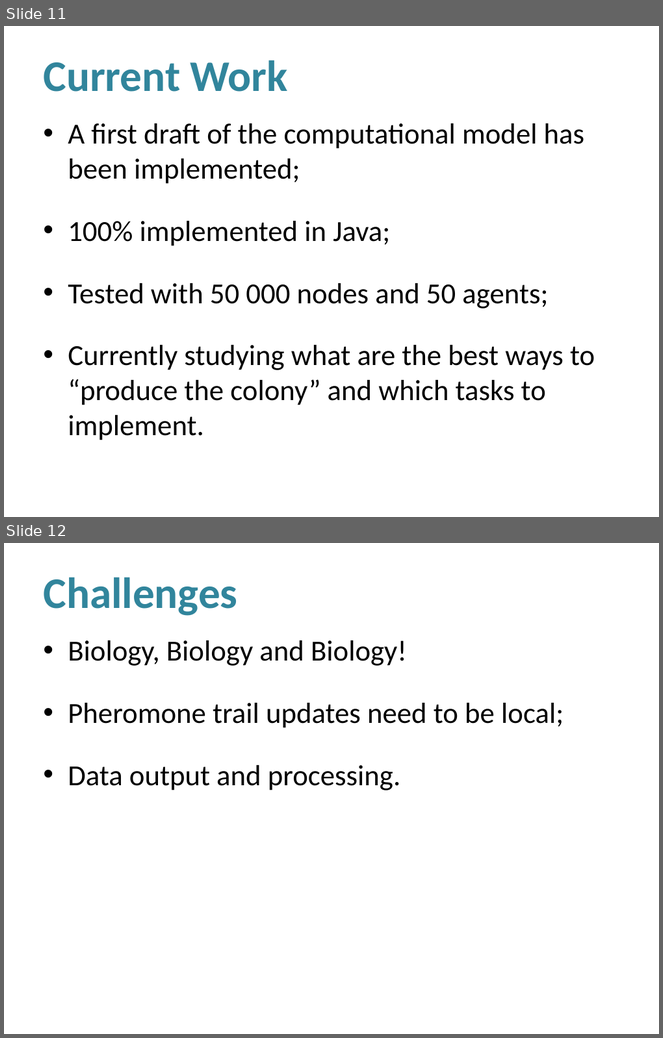
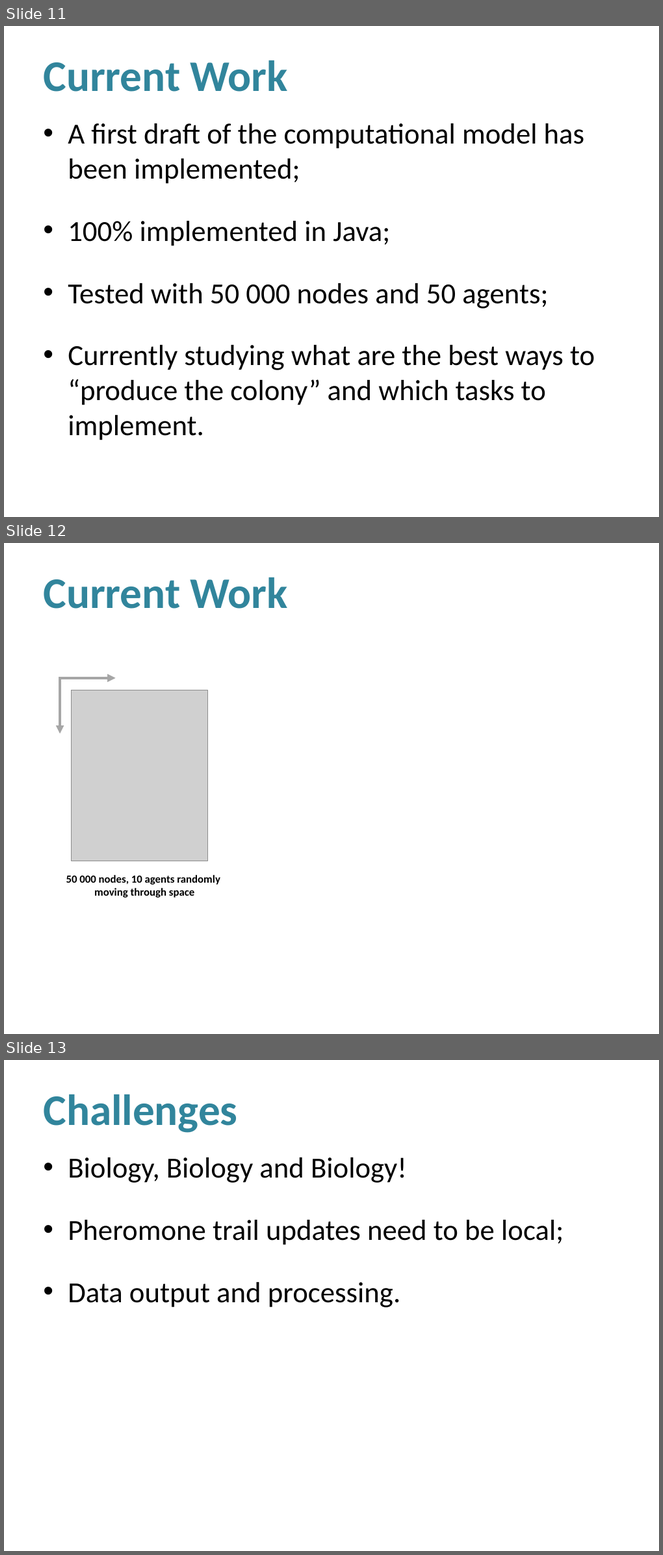
Before and after one commit to luiz-filipe/msc-project, a slide deck: presentation-june/Presentation.pptx. Shown one above the other, each under a label of ours: slides 11 and 12 before the commit, slides 11, 12 and 13 after it. The pictures are 663x1038 and 663x1555 pixels, drawn with LibreOffice and Linux fonts; fonts in the diff are those of the drawing; grey boxes stand for pictures; background and template pictures are left out. Boxes give left, top, right and bottom in pixels: in the first picture for what was removed or moved away, otherwise in the second. Text is boxed around its words. In the diff, an @@ line names an element or a change of style, - is before the commit and + after.

Commit message:
ForgeTask created, simulation rendered image added to presentation

```diff
--- a/presentation-june/Presentation.pptx
+++ b/presentation-june/Presentation.pptx
@@ slide 12 added at box(4, 543, 659, 1034), background picture (left out) @@
@@ title added at box(43, 577, 288, 609), 48 pt, text #31859C, bold @@
+Current Work
@@ arrow added from (59, 678) to (115, 678), #A6A6A6 3 pt @@
@@ arrow added from (60, 678) to (60, 733), #A6A6A6 3 pt @@
@@ picture added at box(72, 691, 207, 861) @@
@@ text added at box(66, 875, 220, 898), 12 pt, text #000000, bold @@
+50 000 nodes, 10 agents randomly
+moving through space
@@ what was slide 12 is now slide 13 @@
```
Also in this commit, not shown: 5 other files.
